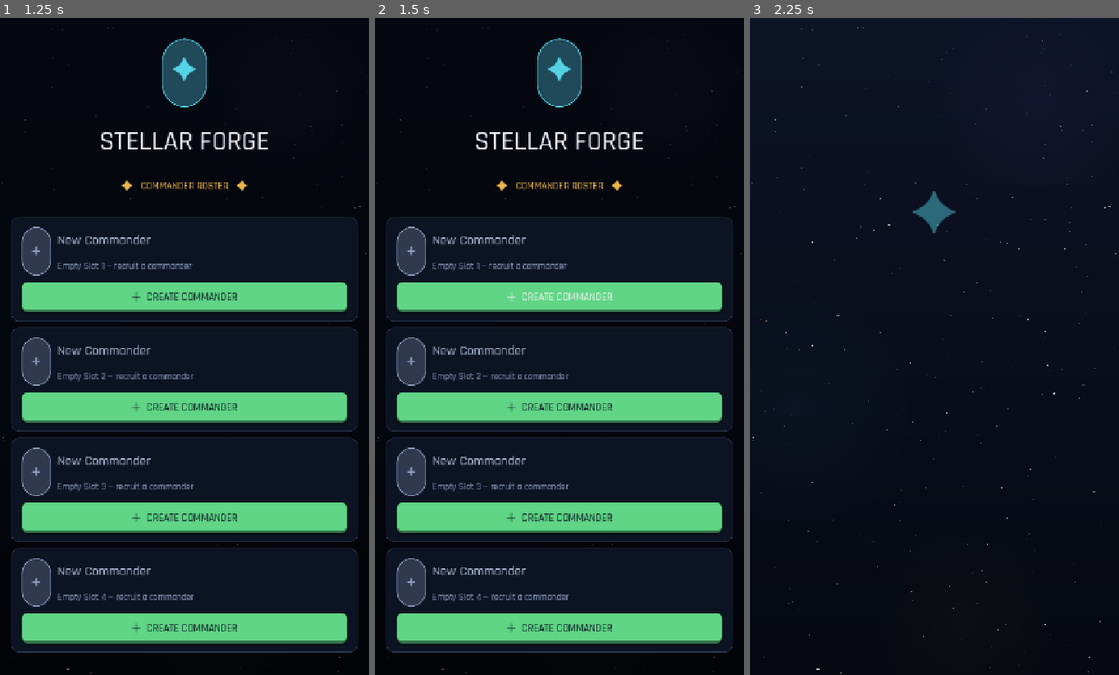
Above: before the commit, frames 1-3 (left to right).
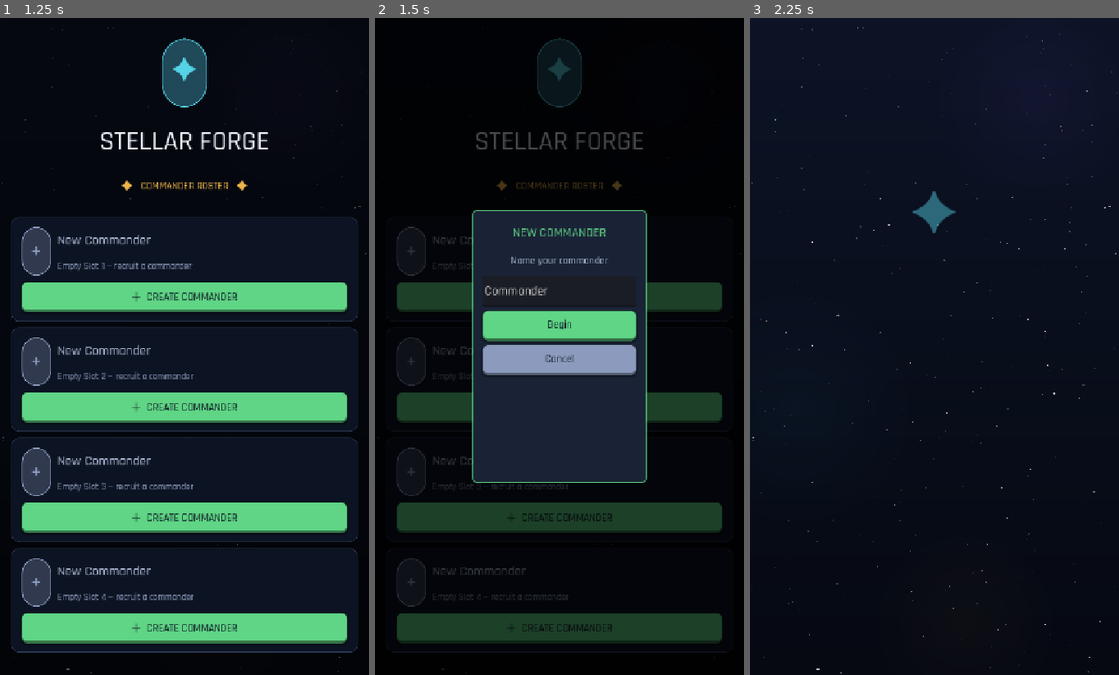
Above: after the commit, the same moments.

Repository: trakyalilter/TestMobileGame
Game: Godot game, scene res://scenes/main.tscn
Two runs of this game, one before a commit and one after it. Both use one fixed random seed, a clock stepped at 60 frames per second and the inputs below.
Inputs:
- Up to frame 1 (1.25 s): click "☰" at 0.5 s
- Up to frame 2 (1.5 s): click "＋ CREATE COMMANDER" at 1.25 s
- Up to frame 3 (2.25 s): click "Begin" at 2 s

Frame 1 is identical in both runs. In frame 2, 29% of the frame differs, in the area x 0-100%, y 1-100%; in frame 3, nothing differs.

Commit message:
Fix modals opening behind the character-select screen (rename "freeze")
_modal's overlay had no z_index (0) while the character-select overlay is
z_index 50 and is a full-screen MOUSE_FILTER_STOP. So a modal opened from the
select screen — Rename, Create, or Delete — rendered behind it and never
received input: the screen looked frozen.

Give the modal overlay z_index 100 (above char-select's 50 and the combat
hit-flash's 90) so modals are always topmost and interactive.

Verified: rename modal now layers above char-select (z 100 > 50); render
suite green.

https://claude.ai/code/session_01GUAm67mj5mAEoyJTAWupry

Diff:
--- a/scripts/ui/main.gd
+++ b/scripts/ui/main.gd
@@ -3634,6 +3634,10 @@
 	var overlay := ColorRect.new()
 	overlay.color = Color(0, 0, 0, 0.7)
 	overlay.set_anchors_and_offsets_preset(Control.PRESET_FULL_RECT)
+	# Above everything — the character-select overlay (z 50) and the combat hit-flash
+	# (z 90). Without this a modal opened from the select screen renders behind it and
+	# is unreachable (looks like a freeze on Rename / Create / Delete).
+	overlay.z_index = 100
 	add_child(overlay)
 	_track_modal(overlay)
 	var close := func() -> void:
